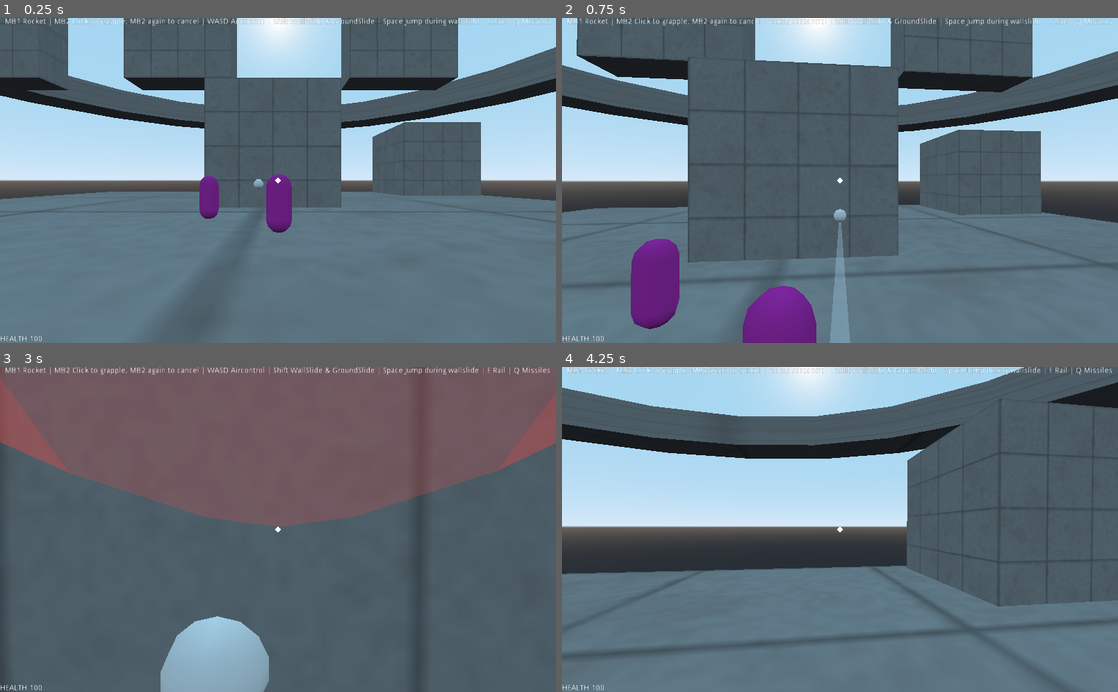
Above: before the commit, frames 1-4 (two rows, left to right).
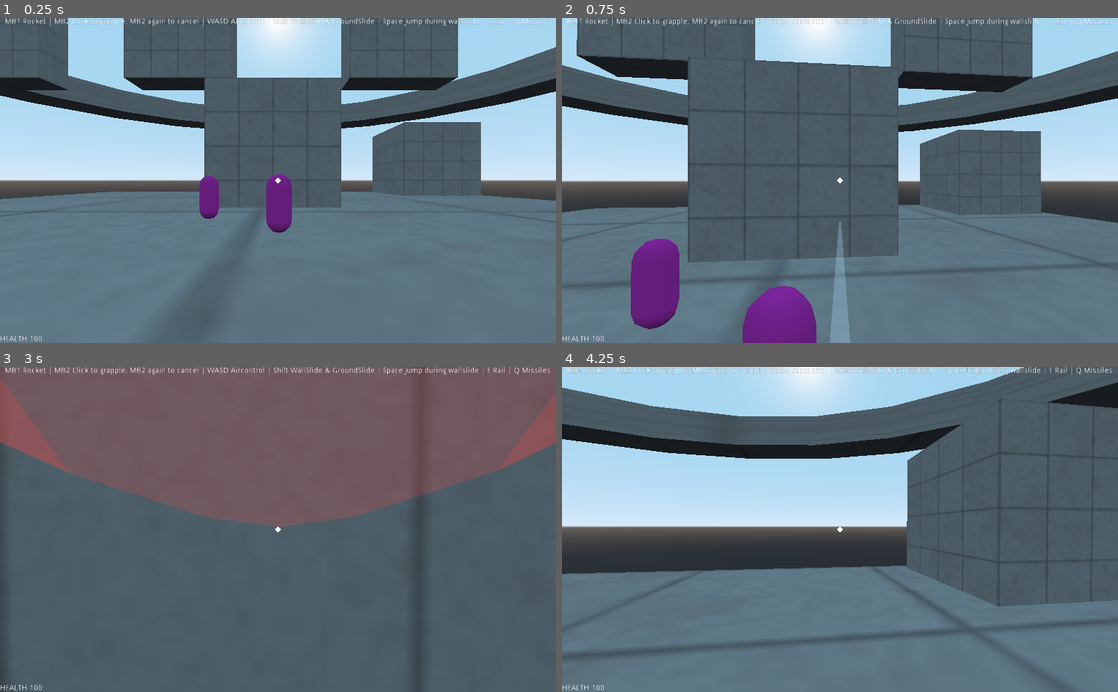
Above: after the commit, the same moments.

Repository: Game-Developers-Kerala/clichemovementshooter
Game: Godot game, scene res://levels/TestArena.tscn
Same seed, same stepped clock (60 frames per second), same inputs: the game is played once before the commit and once after it.
Inputs (mouse positions are in pixels of both pictures, inside the frame that each line leads up to):
- Up to frame 1 (0.25 s): no input
- Up to frame 2 (0.75 s): tap Enter at 0.5 s; move the mouse to (867, 180) at 0.52 s; hold W (forward) from 0.53 s (still down); hold Right mouse button (grapple) from 0.53 s (still down)
- Up to frame 3 (3 s): keep holding W (forward); tap Space (jump) at 0.77, 1.52 s; tap Enter at 1.25, 2, 2.75 s; move the mouse to (250, 529) at 1.27 s; release Right mouse button (grapple) at 1.28 s; right-click (250, 529) at 1.35 s; move the mouse to (289, 523) at 2.02 s; hold Q (homingmissile) 2.03-2.78 s; right-click (289, 523) at 2.3 s; move the mouse to (272, 536) at 2.77 s; click (272, 536) at 2.85 s
- Up to frame 4 (4.25 s): keep holding W (forward); tap Space (jump) at 3.02, 3.77 s; right-click (834, 536) at 3.05 s; tap Enter at 3.5 s; move the mouse to (878, 532) at 3.52 s; hold Shift (slide) from 3.53 s (still down); right-click (878, 532) at 3.8 s

The runs differ from the first frame. In frame 1, less than 0.1% of the frame differs, in the area x 45-48%, y 49-53%; in frame 2, less than 0.1%; in frame 3, 3.7%, in the area x 28-49%, y 76-100%; in frame 4, nothing differs.

Commit message:
added custom collision layers projectiles

Diff:
--- a/levels/TestArena.tscn
+++ b/levels/TestArena.tscn
@@ -110,7 +110,7 @@
 transform = Transform( 1, 0, 0, 0, 1, 0, 0, 0, 1, 1.00887, 0, -6.2842 )
 
 [node name="player_pickup" parent="." instance=ExtResource( 4 )]
-transform = Transform( 1, 0, 0, 0, 1, 0, 0, 0, 1, 0, 24.6313, 0 )
+transform = Transform( 1.5225, 0, 0, 0, 1.5225, 0, 0, 0, 1.5225, 0, 24.6313, 0 )
 type = 5
 respawning = true
 respawn_interval = 10.0
--- a/project.godot
+++ b/project.godot
@@ -106,8 +106,10 @@
 3d_physics/layer_4="grapple_breaker"
 3d_physics/layer_5="grapple_target"
 3d_physics/layer_6="enemy_hurtbox"
+3d_physics/layer_7="player_custom"
+3d_physics/layer_8="enemy_custom"
 3d_physics/layer_9="level"
-3d_physics/layer_10="level_poroua"
+3d_physics/layer_10="level_porous"
 3d_physics/layer_11="level_seethrough"
 
 [physics]
--- a/scenes/player.tscn
+++ b/scenes/player.tscn
@@ -89,6 +89,7 @@
 shape = SubResource( 8 )
 
 [node name="MeshInstance" type="MeshInstance" parent="floaters/GrappleTargArea"]
+visible = false
 mesh = SubResource( 9 )
 
 [node name="GrappleRay" type="RayCast" parent="floaters"]
--- a/scenes/player_homing_missile.tscn
+++ b/scenes/player_homing_missile.tscn
@@ -12,6 +12,7 @@
 rings = 0
 
 [node name="projectile" instance=ExtResource( 1 )]
+shot_by_player = true
 explosion = NodePath("Explosion")
 explosion_vfx = NodePath("Vfx_Explosion")
 
--- a/scenes/player_rocket.tscn
+++ b/scenes/player_rocket.tscn
@@ -25,6 +25,7 @@
 albedo_color = Color( 0.745098, 0.2, 0.2, 1 )
 
 [node name="projectile" instance=ExtResource( 1 )]
+shot_by_player = true
 speed = 30.0
 explosion = NodePath("Explosion")
 explosion_vfx = NodePath("Vfx_Explosion")
--- a/scenes/shared/projectile_straight.tscn
+++ b/scenes/shared/projectile_straight.tscn
@@ -8,6 +8,7 @@
 
 [node name="RayCast" type="RayCast" parent="." index="1"]
 transform = Transform( 1, 0, 0, 0, 1, 0, 0, 0, 1, 0, 0, 0.33 )
+enabled = true
 cast_to = Vector3( 0, 0, -1 )
 collision_mask = 0
 collide_with_areas = true
--- a/scripts/globals/cmn_class.gd
+++ b/scripts/globals/cmn_class.gd
@@ -2,4 +2,5 @@
 class_name cmn
 
 enum colliders {player = 0,enemy = 1,pickup = 2, grapple_breaker = 3, grapple_target = 4,
-			enemy_hurtbox = 5, level = 8, level_porous = 9,level_seethrough = 10}
+			enemy_hurtbox = 5, player_custom = 6, enemy_custom = 7,
+			 level = 8, level_porous = 9,level_seethrough = 10}
--- a/scripts/shared/projectile.gd
+++ b/scripts/shared/projectile.gd
@@ -1,11 +1,13 @@
 extends Spatial
 class_name projectile
 
+export(bool) var shot_by_player = false
 export(float) var speed = 25
 export(float) var lifespan = 5
 export(bool) var detect_npc = true
 export(bool) var detect_wall = true
 export(bool) var detect_player = false
+export(bool) var detect_custom = false
 export(NodePath) var explosion
 export(NodePath) var explosion_vfx
 export(NodePath) var direct_hit
--- a/scripts/shared/projectile_homing.gd
+++ b/scripts/shared/projectile_homing.gd
@@ -20,6 +20,11 @@
 		$Area.set_collision_mask_bit(cmn.colliders.enemy_hurtbox,true)
 	if detect_player:
 		$Area.set_collision_mask_bit(cmn.colliders.player,true)
+	if detect_custom:
+		if shot_by_player:
+			$Area.set_collision_mask_bit(cmn.colliders.player_custom,true)
+		else:
+			$Area.set_collision_mask_bit(cmn.colliders.enemy_custom,true)
 
 func process_extend(delta):
 	if launched and is_instance_valid(target):
@@ -46,14 +51,14 @@
 func _on_Area_area_entered(area):
 	$Area.disconnect("area_entered",self,"_on_Area_area_entered")
 	var recepient:Node=null
-	if !area.get_collision_layer_bit(cmn.colliders.level):
+	if area.get_collision_layer_bit(cmn.colliders.enemy_hurtbox):
 		recepient = area.hit_receiver
 	terminate(recepient)
 
 func _on_Area_body_entered(body):
 	$Area.disconnect("body_entered",self,"_on_Area_body_entered")
 	var recepient:Node=null
-	if !body.get_collision_layer_bit(cmn.colliders.level):
+	if body.get_collision_layer_bit(cmn.colliders.player):
 		recepient = body
 	terminate(recepient)
 
--- a/scripts/shared/projectile_straight.gd
+++ b/scripts/shared/projectile_straight.gd
@@ -8,7 +8,11 @@
 		$RayCast.set_collision_mask_bit(cmn.colliders.enemy_hurtbox,true)
 	if detect_player:
 		$RayCast.set_collision_mask_bit(cmn.colliders.player,true)
-	pass
+	if detect_custom:
+		if shot_by_player:
+			$RayCast.set_collision_mask_bit(cmn.colliders.player_custom,true)
+		else:
+			$RayCast.set_collision_mask_bit(cmn.colliders.enemy_custom,true)
 
 func phys_process_extend(delta):
 	translate_object_local(Vector3.FORWARD*speed*delta) #move forwad
